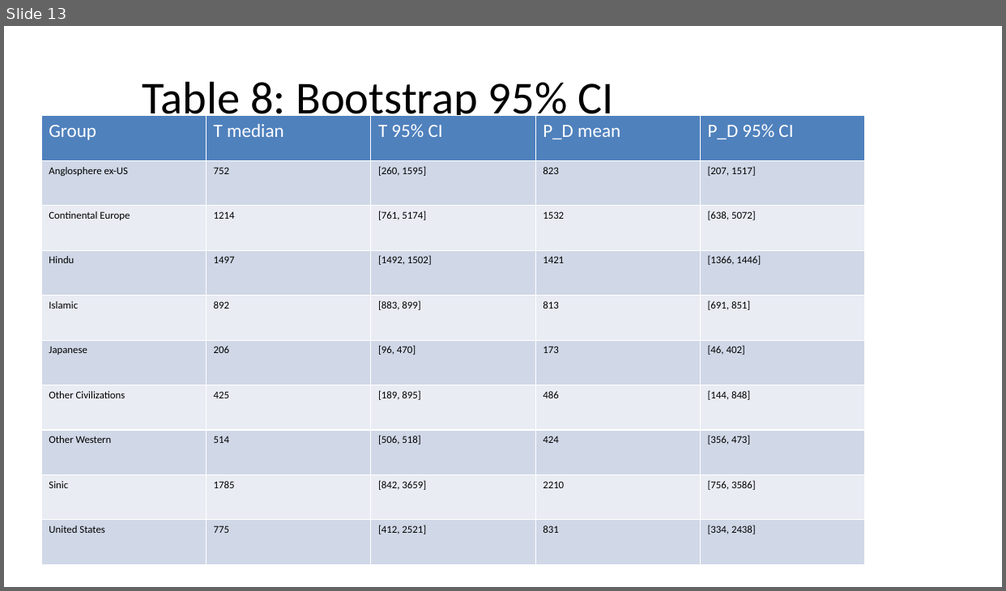
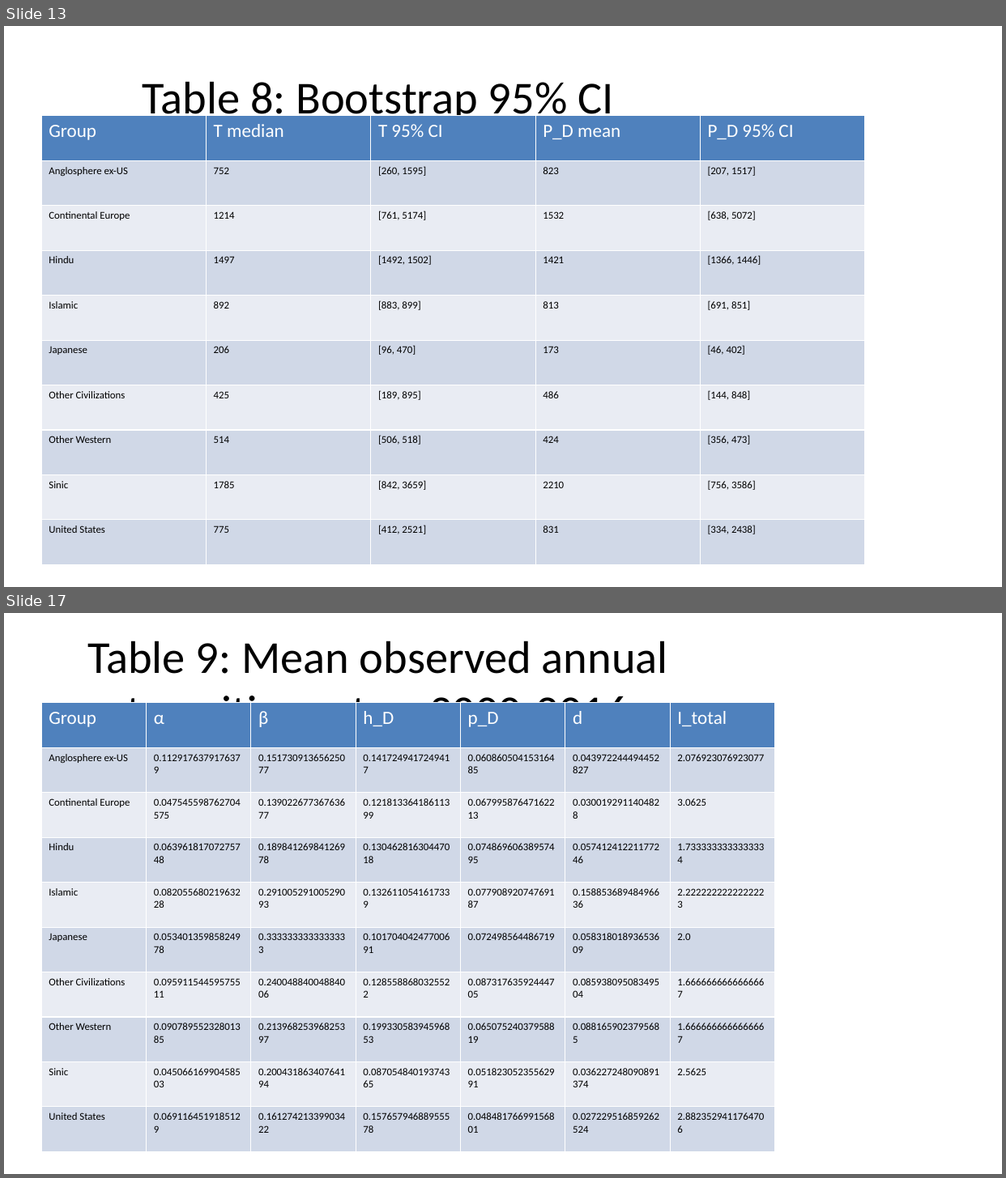
Before and after one commit to bougtoir/heat-accidents-mortality, a slide deck: researcher_mobility_ode/docs/manuscript_full_article_figures.pptx. Shown one above the other, each under a label of ours: slide 13 before the commit, slides 13 and 17 after it; the slides between them are not shown. The pictures are 1006x591 and 1006x1178 pixels, drawn with LibreOffice and Linux fonts; fonts in the diff are those of the drawing. Boxes give left, top, right and bottom in pixels: in the first picture for what was removed or moved away, otherwise in the second. Text is boxed around its words. In the diff, an @@ line names an element or a change of style, - is before the commit and + after.

```diff
--- a/researcher_mobility_ode/docs/manuscript_full_article_figures.pptx
+++ b/researcher_mobility_ode/docs/manuscript_full_article_figures.pptx
@@ slide 17 added at bbox=[4, 613, 1002, 1174], background #FFFFFF @@
@@ title added at bbox=[87, 641, 668, 739], 44 pt, text #000000 @@
+Table 9: Mean observed annual transition rates, 2000-2016
@@ table added at bbox=[41, 703, 775, 1152], 10 rows, 7 columns @@
+Group | α | β | h_D | p_D | d | I_total
+Anglosphere ex-US | 0.1129176379176379 | 0.15173091365625077 | 0.1417249417249417 | 0.06086050415316485 | 0.043972244494452827 | 2.076923076923077
+Continental Europe | 0.047545598762704575 | 0.13902267736763677 | 0.12181336418611399 | 0.06799587647162213 | 0.0300192911404828 | 3.0625
+Hindu | 0.06396181707275748 | 0.18984126984126978 | 0.13046281630447018 | 0.07486960638957495 | 0.05741241221177246 | 1.7333333333333334
+Islamic | 0.08205568021963228 | 0.29100529100529093 | 0.1326110541617339 | 0.07790892074769187 | 0.15885368948496636 | 2.2222222222222223
+Japanese | 0.05340135985824978 | 0.3333333333333333 | 0.10170404247700691 | 0.072498564486719 | 0.05831801893653609 | 2.0
+Other Civilizations | 0.09591154459575511 | 0.24004884004884006 | 0.1285588680325522 | 0.08731763592444705 | 0.08593809508349504 | 1.6666666666666667
+Other Western | 0.09078955232801385 | 0.21396825396825397 | 0.19933058394596853 | 0.06507524037958819 | 0.0881659023795685 | 1.6666666666666667
+Sinic | 0.04506616990458503 | 0.20043186340764194 | 0.08705484019374365 | 0.05182305235562991 | 0.036227248090891374 | 2.5625
+United States | 0.0691164519185129 | 0.16127421339903422 | 0.15765794688955578 | 0.04848176699156801 | 0.027229516859262524 | 2.8823529411764706
```
Also in this commit, not shown: 6 other slides added, 7 other files.
